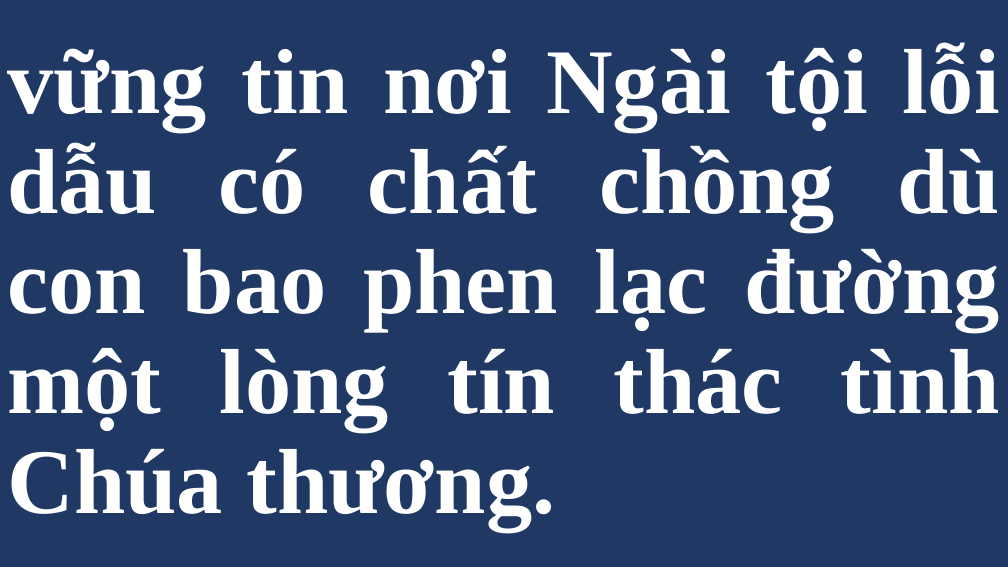
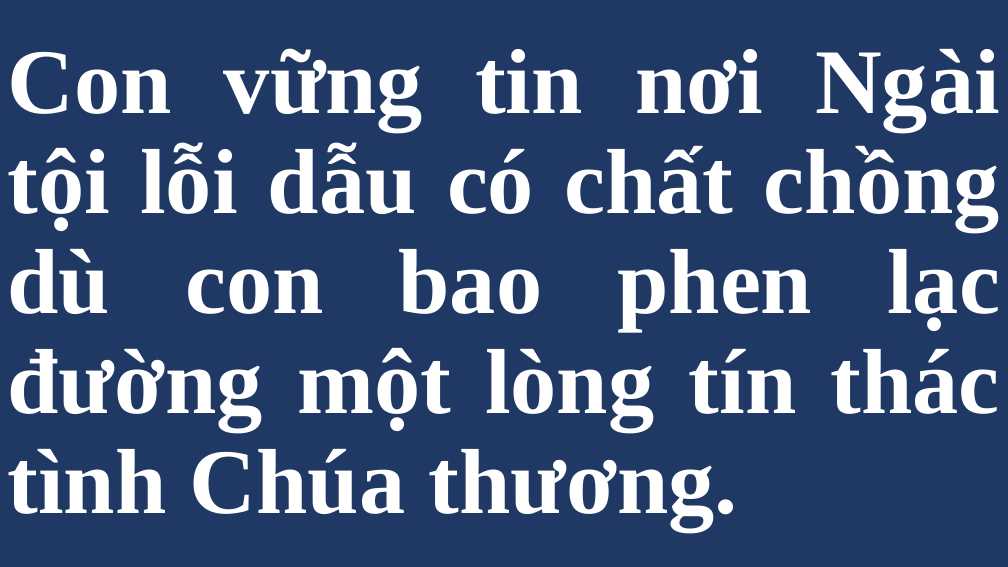
Before and after one commit to anhpeter/song-generator, a slide deck: slide 12 of output/songs.pptx (slide 11 before the commit). Drawn at 1008x567 pixels with LibreOffice and Linux fonts; fonts in the diff are those of the drawing. Boxes give left, top, right and bottom in pixels: in the first picture for what was removed or moved away, otherwise in the second. Text is boxed around its words. In the diff, an @@ line names an element or a change of style, - is before the commit and + after.

```diff
--- a/output/songs.pptx
+++ b/output/songs.pptx
@@ title at (8, 48, 1000, 530): text changed @@
-vững tin nơi Ngài tội lỗi dẫu có chất chồng dù con bao phen lạc đường một lòng tín thác tình Chúa thương.
+Con vững tin nơi Ngài tội lỗi dẫu có chất chồng dù con bao phen lạc đường một lòng tín thác tình Chúa thương.
```
Also in this commit, not shown: 9 other slides changed, 1 slide added, 1 slide removed, 2 other files.
